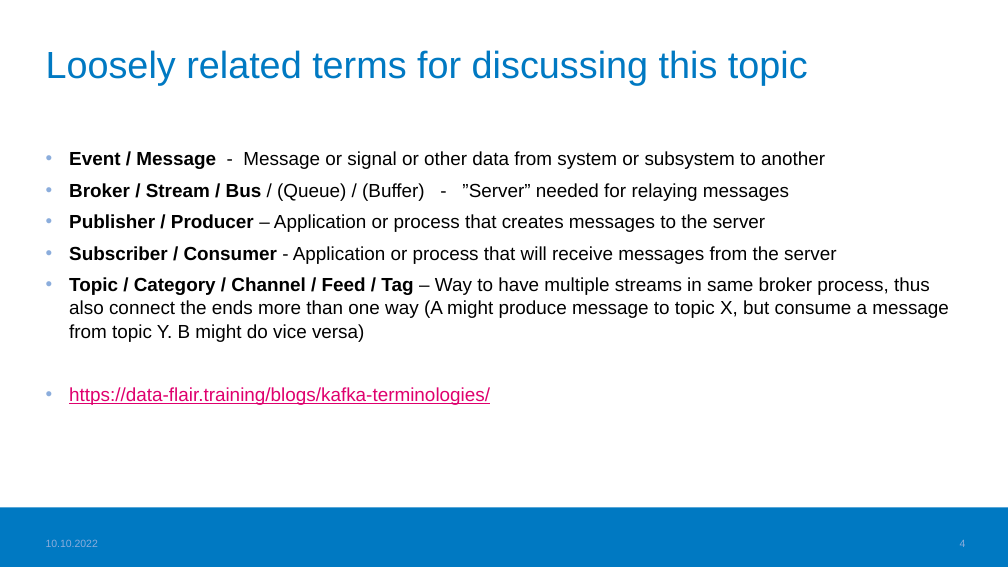
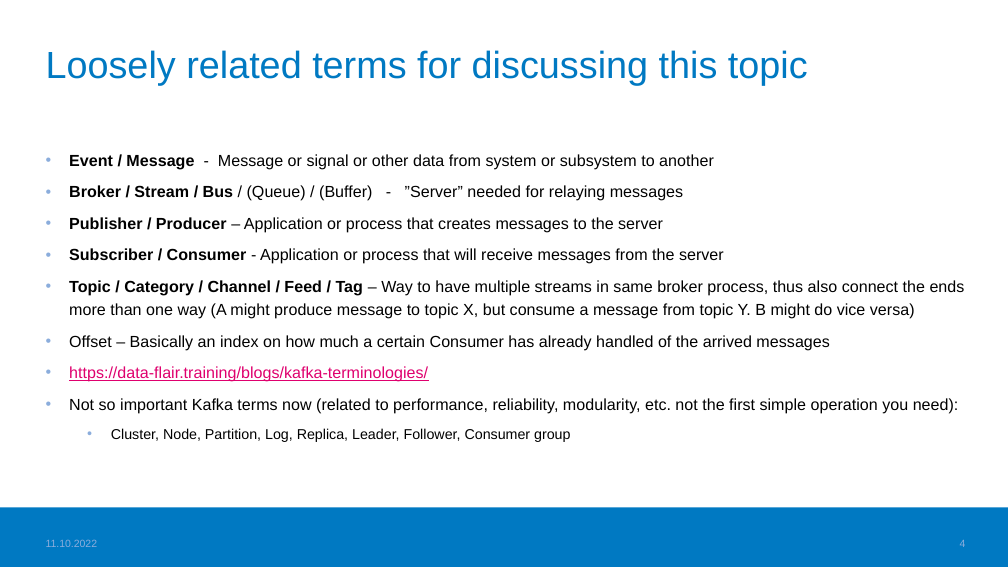
Before and after one commit to haagahelia/ohke-teknologiat, a slide deck: slide 4 of 06_ohjelmistoarkkitehtuurit_ja_patternit/ApacheKafka_DistributedEventStreamOrBroker.pptx. Drawn at 1008x567 pixels with LibreOffice and Linux fonts; fonts in the diff are those of the drawing; background and template pictures are left out. Boxes give left, top, right and bottom in pixels: in the first picture for what was removed or moved away, otherwise in the second. Text is boxed around its words. In the diff, an @@ line names an element or a change of style, - is before the commit and + after.

Commit message:
Kafka-materiaalia lisätty, samoin kolme arkkitehtuurin periaatekuvaa

```diff
--- a/06_ohjelmistoarkkitehtuurit_ja_patternit/ApacheKafka_DistributedEventStreamOrBroker.pptx
+++ b/06_ohjelmistoarkkitehtuurit_ja_patternit/ApacheKafka_DistributedEventStreamOrBroker.pptx
@@ text at (69, 154, 965, 382): size 18 to 15.3 pt in "Event / Message - Message or signal ...", "Broker / Stream / Bus / (Queue) ...", "Publisher / Producer – Application or process ...", "Subscriber / Consumer - Application or process ..." and 2 more places @@
@@ text at (69, 335, 829, 351): paragraph added @@
+• Offset – Basically an index on how much a certain Consumer has already handled of the arrived messages
@@ text at (69, 398, 959, 442): paragraphs added @@
+• Not so important Kafka terms now (related to performance, reliability, modularity, etc. not the first simple operation you need):
+  • Cluster, Node, Partition, Log, Replica, Leader, Follower, Consumer group
@@ text at (46, 539, 98, 547): text changed @@
-10.10.2022
+11.10.2022
```
Also in this commit, not shown: 6 other slides changed, 2 slides added, 3 other files.
